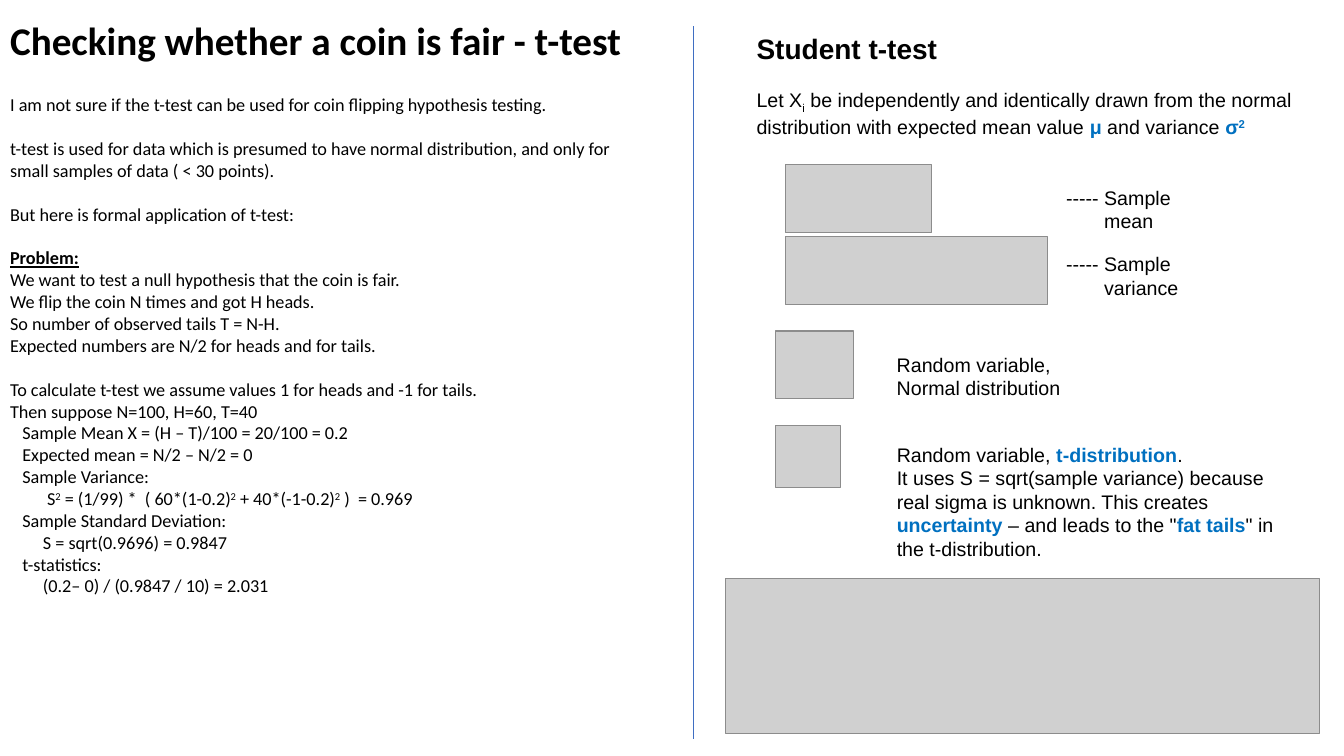
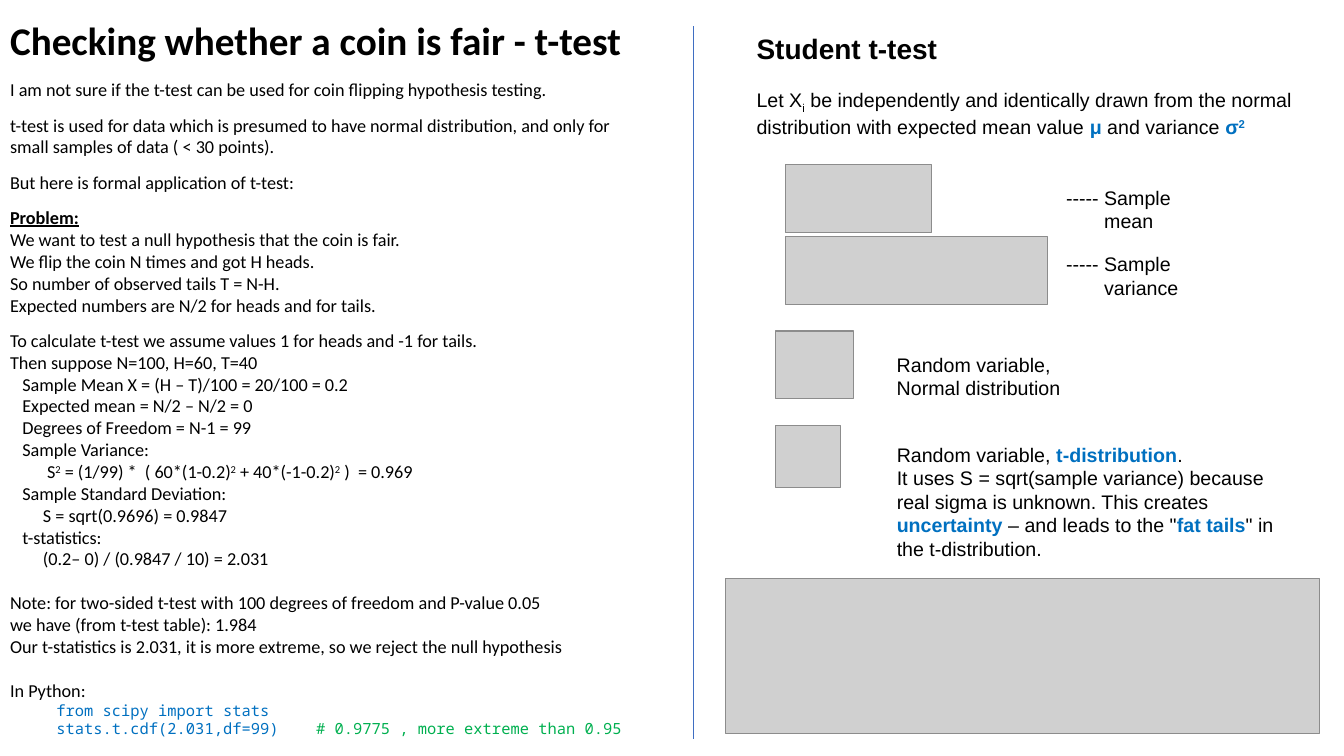
Before and after one commit to lselector/ml_ai_doc, a slide deck: slide 8 of statistics_05_hypothesis_testing_p_val.pptx (slide 7 before the commit). Drawn at 1344x756 pixels with LibreOffice and Linux fonts; fonts in the diff are those of the drawing; grey boxes stand for pictures. Boxes give left, top, right and bottom in pixels: in the first picture for what was removed or moved away, otherwise in the second. Text is boxed around its words. In the diff, an @@ line names an element or a change of style, - is before the commit and + after.

```diff
--- a/statistics_05_hypothesis_testing_p_val.pptx
+++ b/statistics_05_hypothesis_testing_p_val.pptx
@@ text at (x1=22, y1=421, x2=251, y2=437): paragraph added @@
+Degrees of Freedom = N-1 = 99
@@ text at (x1=10, y1=596, x2=622, y2=737): paragraphs added @@
+Note: for two-sided t-test with 100 degrees of freedom and P-value 0.05
+we have (from t-test table): 1.984
+Our t-statistics is 2.031, it is more extreme, so we reject the null hypothesis
+In Python:
+from scipy import stats
+stats.t.cdf(2.031,df=99) # 0.9775 , more extreme than 0.95
```
Also in this commit, not shown: 3 other slides changed, 1 slide added.
